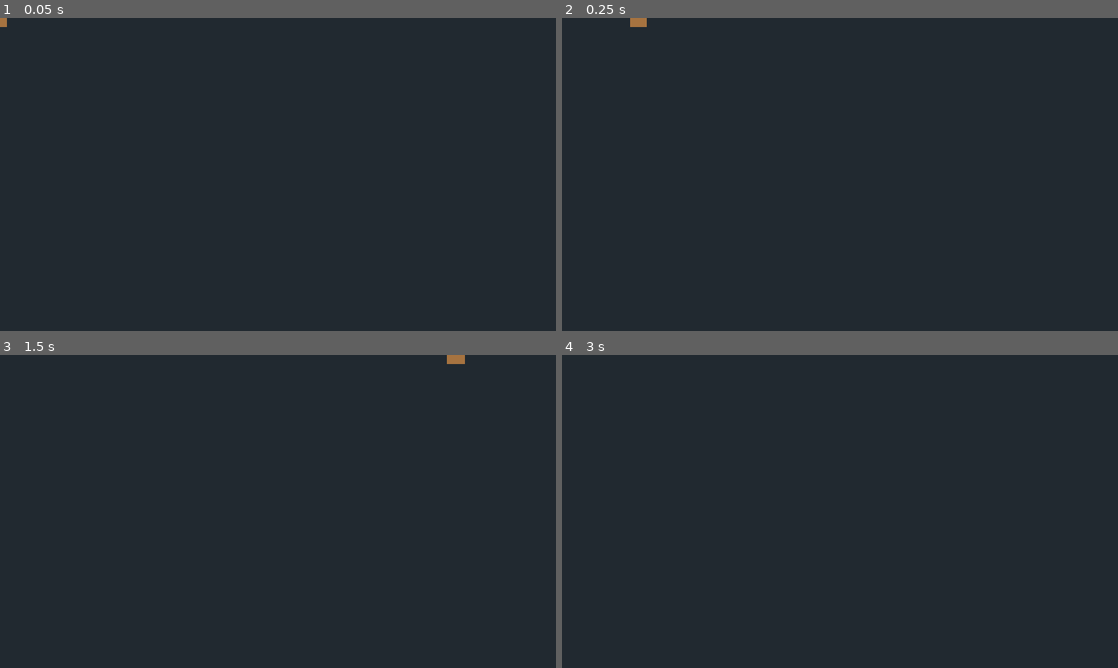
Above: before the commit, frames 1-4 (two rows, left to right).
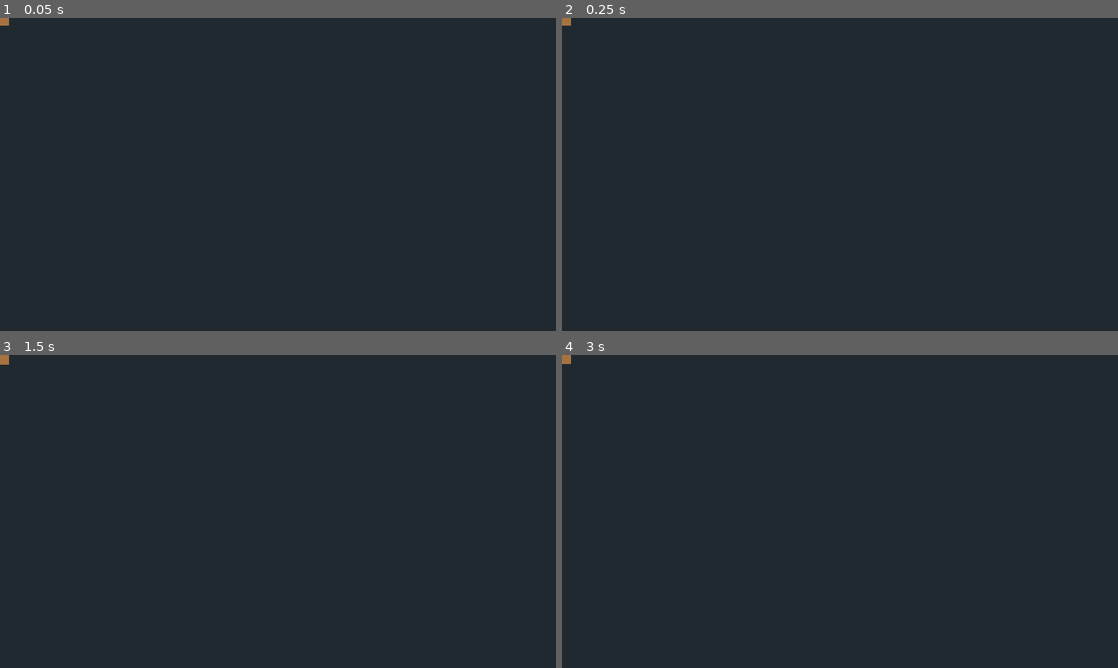
Above: after the commit, the same moments.

Repository: amoihans/GardenDefence
Game: Godot game, scene res://scenes/pickups/BowlingNut.tscn
The game is run twice, just before and just after one commit, with the same random seed, the same clock (stepped at 60 frames per second) and the same inputs. This scene is started directly instead of the project's main scene.
Inputs (mouse positions are in pixels of both pictures, inside the frame that each line leads up to):
- Up to frame 1 (0.05 s): no input
- Up to frame 2 (0.25 s): no input
- Up to frame 3 (1.5 s): tap Enter at 0.5 s; move the mouse to (400, 495) at 0.52 s; hold F (fertilize) 0.53-1.25 s; click (400, 495) at 0.67 s; drag from (166, 527) to (250, 574) at 1.27 s
- Up to frame 4 (3 s): move the mouse to (895, 442) at 2.02 s; hold 2 (slot_2) 2.03-2.75 s; click (895, 442) at 2.17 s; tap Space (pause) at 2.75 s; drag from (812, 574) to (673, 464) at 2.77 s

The runs differ from the first frame. In frame 1, less than 0.1% of the frame differs, in the area x 0-2%, y 0-3%; in frame 2, 0.1%; in frame 3, 0.1%, in the area x 0-84%, y 0-4%; in frame 4, less than 0.1%.

Commit message:
Bowling: 3 ready nuts at col=0 + 25 sun reward per fire
- _run_bowling spawns 3 nuts at row=2 col=-30, spaced 25px apart
- Nuts have is_ready state: float animation while ready, rotation while rolling
- fire_bowling_nut picks the rightmost ready nut, tweens Y to target row, then fires
- Each fire awards +25 sun (visible in top-left sun counter)
- fire() kills the float tween and switches to rolling rotation

Diff:
--- a/scripts/bowling_nut.gd
+++ b/scripts/bowling_nut.gd
@@ -13,8 +13,10 @@
 const KNOCKBACK: float = 80.0
 
 var row: int = 0
+var is_ready: bool = true                # true = 待命（不动），false = 已发射
 var _consumed: bool = false
 var _body: ColorRect
+var _ready_tween: Tween                   # 待命浮动 tween（发射时要 kill）
 
 func _ready() -> void:
     _body = ColorRect.new()
@@ -22,12 +24,14 @@
     _body.size = Vector2(40, 40)
     _body.position = Vector2(-20, -20)
     add_child(_body)
-    # 旋转动画模拟"滚动"
-    var t := create_tween().set_loops()
-    t.tween_property(_body, "rotation", TAU, 0.2)
+    # 待命时上下浮动（视觉提示"可发射"）
+    if is_ready:
+        _ready_tween = create_tween().set_loops()
+        _ready_tween.tween_property(_body, "position:y", -25.0, 0.4)
+        _ready_tween.tween_property(_body, "position:y", -15.0, 0.4)
 
 func _physics_process(_delta: float) -> void:
-    if _consumed:
+    if is_ready or _consumed:
         return
     position.x += SPEED * _delta
     # 出屏幕
@@ -44,6 +48,20 @@
             _hit_zombie(z)
             return
 
+# Space 触发：把待命坚果设为"已发射"状态
+func fire() -> void:
+    if not is_ready or _consumed:
+        return
+    is_ready = false
+    if _ready_tween != null and _ready_tween.is_valid():
+        _ready_tween.kill()
+    # 视觉换色 + 旋转动画
+    if _body != null:
+        _body.color = Color(0.85, 0.6, 0.3)
+        _body.position = Vector2(-20, -20)
+        var t := create_tween().set_loops()
+        t.tween_property(_body, "rotation", TAU, 0.2)
+
 func _hit_zombie(z: Node) -> void:
     if _consumed: return
     _consumed = true
--- a/scripts/wave_manager.gd
+++ b/scripts/wave_manager.gd
@@ -178,6 +178,7 @@
 # 暴露给 game.gd 读：剩余坚果数
 var nuts_remaining: int = BOWLING_TOTAL
 var nuts_used: int = 0
+var _ready_nuts: Array = []                    # 场景里的待命坚果实例
 
 func _make_bowling_template() -> Dictionary:
 	return {
@@ -194,16 +195,26 @@
 func _run_bowling() -> void:
 	nuts_remaining = BOWLING_TOTAL
 	nuts_used = 0
+	_ready_nuts.clear()
 	GameState.advance_wave(1)
 	big_wave_started.emit(1)
-	# 暂停天降阳光 + 不开向日葵
 	# 一次性刷一排僵尸
 	for i in BOWLING_ZOMBIE_TYPES.size():
 		var zid: String = BOWLING_ZOMBIE_TYPES[i]
 		var r: int = BOWLING_ZOMBIE_ROWS[i]
 		_spawn_zombie_at(zid, r, 1100.0)
+	# 在 col=0 附近放 3 颗待命坚果（视觉上看到有 3 颗）
+	for i in BOWLING_TOTAL:
+		var nut = BOWLING_NUT_SCENE.instantiate()
+		nut.row = 2                                  # 都在中间行
+		nut.global_position = Vector2(PlantDB.LAWN_ORIGIN_X - 30 + i * 25, PlantDB.row_to_y(2))
+		var game := get_tree().get_first_node_in_group("game_root")
+		if game:
+			game.add_child(nut)
+		else:
+			get_parent().add_child(nut)
+		_ready_nuts.append(nut)
 	# 等坚果发射 / 等玩家输
-	# 输：坚果用完 + 场上还有僵尸
 	while not GameState.is_game_over:
 		await get_tree().create_timer(0.5, false).timeout
 		if get_tree().get_nodes_in_group("zombies").is_empty():
@@ -226,21 +237,32 @@
 	z.died.connect(_on_zombie_died)
 	CodeBookDB.on_zombie_spawned(zombie_id)
 
-# game.gd 调用：玩家按 Space
+# game.gd 调用：玩家按 Space —— 发射 x 最大的待命坚果 + 奖励 25 阳光
 func fire_bowling_nut(row: int) -> bool:
 	if nuts_remaining <= 0:
 		return false
 	if GameState.is_game_over:
 		return false
+	# 找 x 最大的待命坚果（最右那颗）
+	var target: Node = null
+	var best_x: float = -INF
+	for nut in _ready_nuts:
+		if nut == null or not is_instance_valid(nut): continue
+		if not nut.is_ready: continue
+		if nut.global_position.x > best_x:
+			best_x = nut.global_position.x
+			target = nut
+	if target == null:
+		return false
+	target.row = row                                    # 玩家选了哪行
+	# y 跳到目标行
+	var target_y: float = PlantDB.row_to_y(row)
+	var tween := create_tween()
+	tween.tween_property(target, "position:y", target_y, 0.15)
+	tween.tween_callback(target.fire)
 	nuts_remaining -= 1
 	nuts_used += 1
-	var nut = BOWLING_NUT_SCENE.instantiate()
-	nut.row = row
-	nut.global_position = Vector2(PlantDB.LAWN_ORIGIN_X - 30, PlantDB.row_to_y(row))
-	var game := get_tree().get_first_node_in_group("game_root")
-	if game:
-		game.add_child(nut)
-	else:
-		get_parent().add_child(nut)
+	# 奖励阳光：每发一颗 +25
+	GameState.sun_amount += 25
 	Sfx.play_shoot()
 	return true
